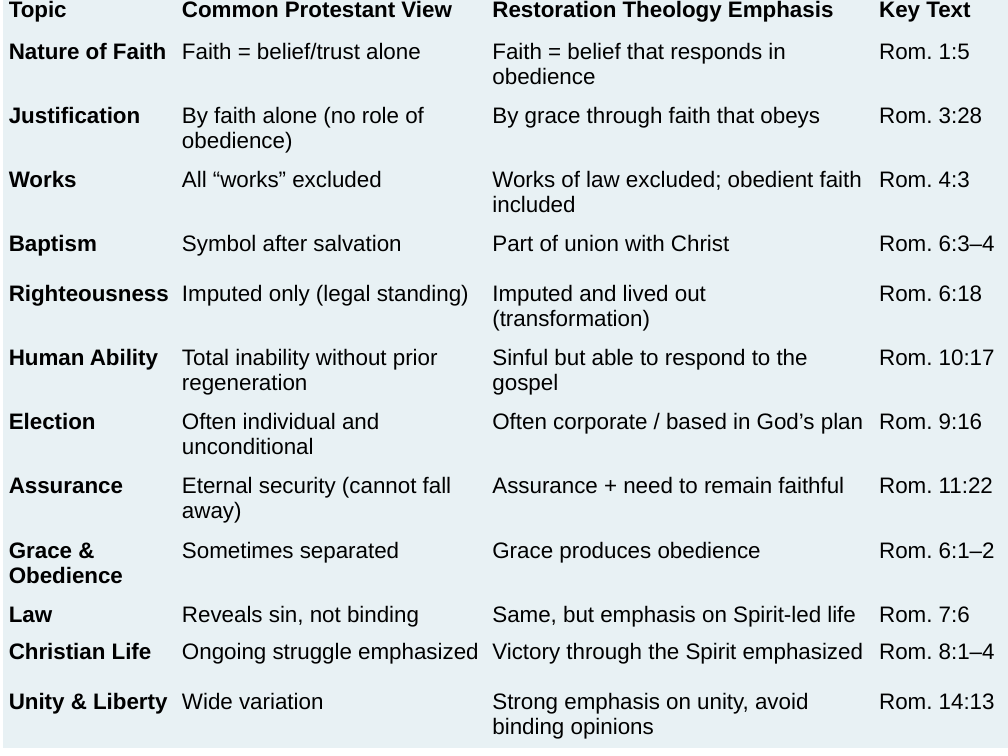
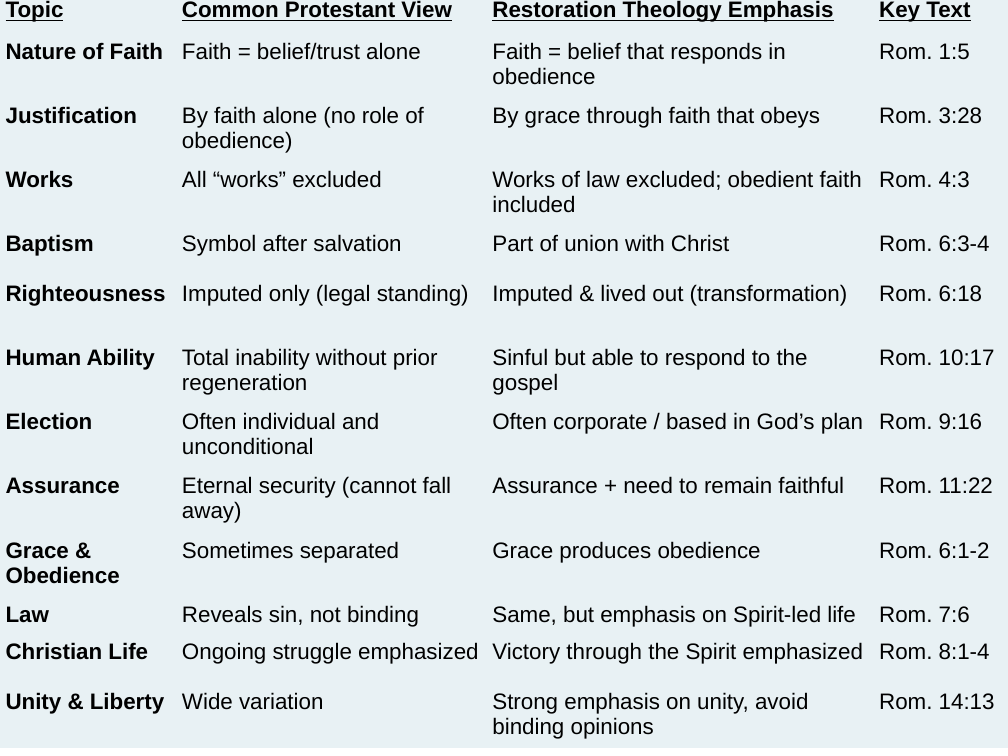
Before and after one commit to UsefulEngines/EvangelismPublic, a slide deck: slide 3 of 2026-Q2/5-AbrahamAndFaith-Ch4/2026-05-10-Romans-Ch4.pptx. Drawn at 1008x756 pixels with LibreOffice and Linux fonts; fonts in the diff are those of the drawing. Boxes give left, top, right and bottom in pixels: in the first picture for what was removed or moved away, otherwise in the second. Text is boxed around its words. In the diff, an @@ line names an element or a change of style, - is before the commit and + after.

```diff
--- a/2026-Q2/5-AbrahamAndFaith-Ch4/2026-05-10-Romans-Ch4.pptx
+++ b/2026-Q2/5-AbrahamAndFaith-Ch4/2026-05-10-Romans-Ch4.pptx
@@ table at (0, 0, 1008, 755) @@
-row 5, column 4: Rom. 6:3–4
+row 5, column 4: Rom. 6:3-4
-row 6, column 3: Imputed and lived out (transformation)
+row 6, column 3: Imputed & lived out (transformation)
-row 10, column 4: Rom. 6:1–2
+row 10, column 4: Rom. 6:1-2
-row 12, column 4: Rom. 8:1–4
+row 12, column 4: Rom. 8:1-4
@@ underline on in "Topic", "Common Protestant View", "Restoration Theology Emphasis", "Key Text" @@
```
Also in this commit, not shown: 1 other file.
